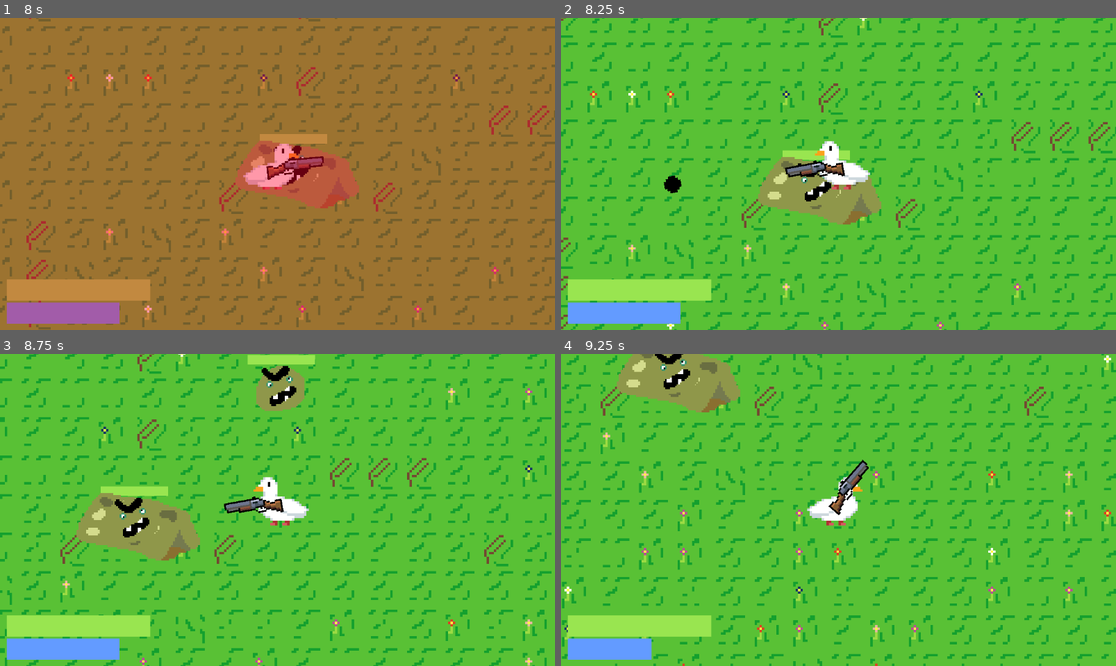
Above: before the commit, frames 1-4 (two rows, left to right).
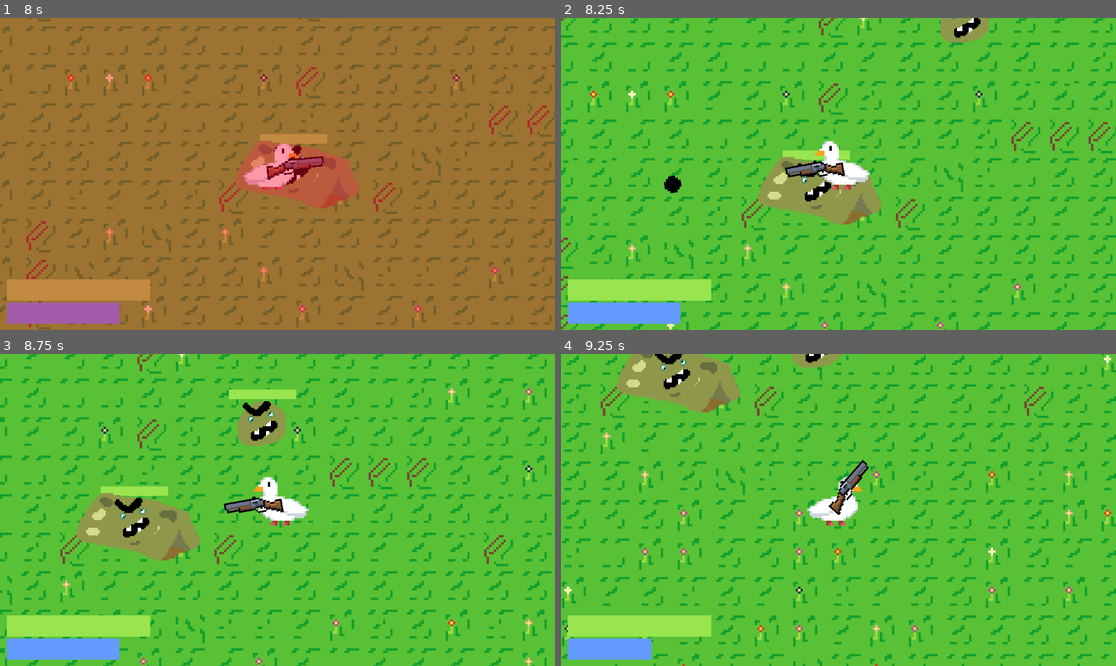
Above: after the commit, the same moments.

Repository: MathiasBenoni/Wave_based_game
Game: Godot game, scene res://scenes/startscreen.tscn
Same seed, same stepped clock (60 frames per second), same inputs: the game is played once before the commit and once after it.
Inputs (mouse positions are in pixels of both pictures, inside the frame that each line leads up to):
- Up to frame 1 (8 s): click "Play" at 0.5 s; tap Enter (enter) at 1.25, 1.35, 5.85 s; move the mouse to (399, 158) at 1.27 s; hold D (move_right) 1.28-2.03 s; move the mouse to (166, 189) at 2.02 s; hold S (move_down) 2.03-2.78 s; right-click (166, 189) at 2.1 s; move the mouse to (333, 105) at 2.77 s; hold D (move_right) 2.78-3.53 s; tap Space (shake) at 2.85, 7.35 s; move the mouse to (249, 236) at 3.52 s; hold W (move_up) 3.53-4.28 s; click (249, 236) at 3.6 s; move the mouse to (444, 220) at 4.27 s; hold Shift (sprint) 4.28-5.03 s; hold A (move_left) 4.28-5.78 s; move the mouse to (111, 127) at 5.02 s; tap Tab (test_key) at 5.1 s; move the mouse to (305, 174) at 5.77 s; hold S (move_down) 5.78-6.53 s; move the mouse to (194, 96) at 6.52 s; hold D (move_right) 6.53-7.28 s; right-click (194, 96) at 6.6 s; move the mouse to (399, 158) at 7.27 s; hold W (move_up) from 7.28 s (still down)
- Up to frame 2 (8.25 s): move the mouse to (727, 189) at 8.02 s; release W (move_up) at 8.03 s; hold D (move_right) from 8.03 s (still down); click (727, 189) at 8.1 s
- Up to frame 3 (8.75 s): keep holding D (move_right)
- Up to frame 4 (9.25 s): move the mouse to (894, 441) at 8.77 s; release D (move_right) at 8.78 s; hold S (move_down) from 8.78 s (still down); hold Shift (sprint) from 8.78 s (still down)

Frame 1 is identical in both runs. In frame 2, 0.6% of the frame differs, in the area x 68-78%, y 0-8%; in frame 3, 2.5%, in the area x 41-57%, y 0-30%; in frame 4, 0.3%.

Commit message:
trimmed collitionshapes for smoother movement for enemies

Diff:
--- a/scenes/main.tscn
+++ b/scenes/main.tscn
@@ -45,9 +45,9 @@
 [sub_resource type="TileSetAtlasSource" id="TileSetAtlasSource_jyhfs"]
 texture = ExtResource("5_u0103")
 0:0/0 = 0
-0:0/0/physics_layer_0/polygon_0/points = PackedVector2Array(-8, -8, 8, -8, 8, 8, -8, 8)
+0:0/0/physics_layer_0/polygon_0/points = PackedVector2Array(-4.896653, -8, 4.599888, -8, 8, -4.1547375, 8, 4.1547356, 5.1934204, 8, -4.7977314, 8, -8, 4.9461136, -8, -4.352582)
 1:0/0 = 0
-1:0/0/physics_layer_0/polygon_0/points = PackedVector2Array(-8, -8, 8, -8, 8, 8, -8, 8)
+1:0/0/physics_layer_0/polygon_0/points = PackedVector2Array(-4.896653, -8, 4.599888, -8, 8, -4.1547375, 8, 4.1547356, 5.1934204, 8, -4.7977314, 8, -8, 4.9461136, -8, -4.352582)
 4:2/0 = 0
 5:2/0 = 0
 5:3/0 = 0
@@ -430,7 +430,6 @@
 text = "Quit"
 
 [node name="ColorRect" type="ColorRect" parent="player/gameover"]
-visible = false
 z_index = -1
 z_as_relative = false
 anchors_preset = 15
